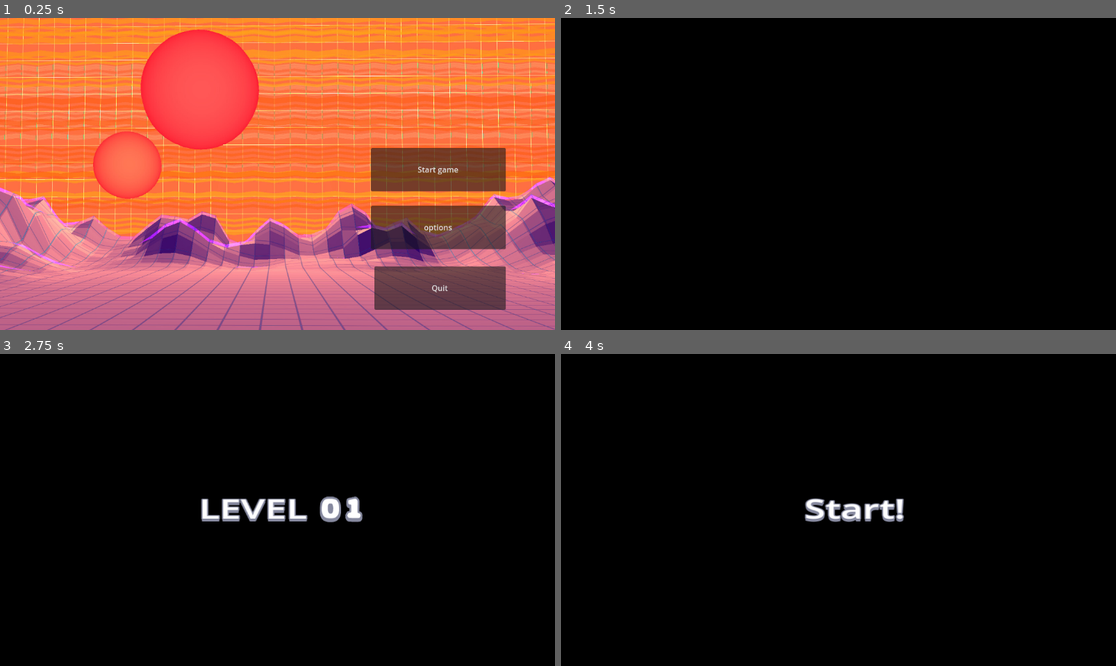
Above: before the commit, frames 1-4 (two rows, left to right).
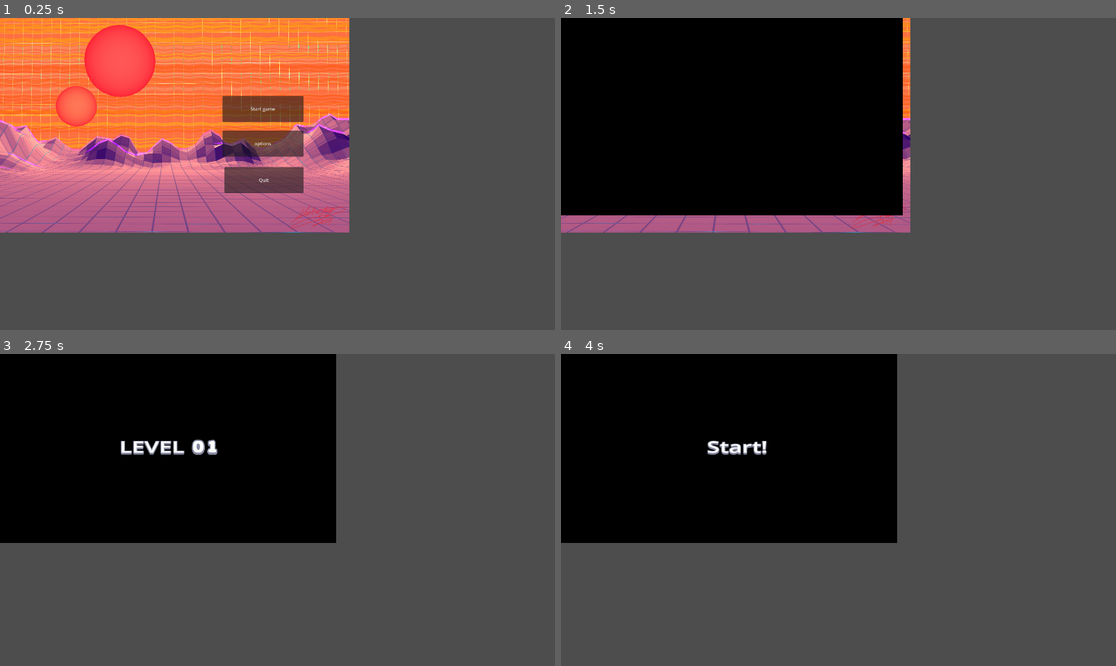
Above: after the commit, the same moments.

Repository: Asmatu-cell/godot.test.arkanoid-clon
Game: Godot game, scene res://Scenes/UI/main_menu.tscn
Same seed, same stepped clock (60 frames per second), same inputs: the game is played once before the commit and once after it.
Inputs:
- Up to frame 1 (0.25 s): no input
- Up to frame 2 (1.5 s): click "Start game" at 0.5 s; click "Start game" at 1.25 s
- Up to frame 3 (2.75 s): tap Space (disparo) at 2.1 s
- Up to frame 4 (4 s): tap Enter at 2.75 s; tap Left (lpad) at 2.85 s; tap Space (disparo) at 3.5 s; tap Right (rpad) at 3.6 s

The runs differ from the first frame. In frame 1, 90% of the frame differs, in the area x 0-100%, y 0-100%; in frame 2, 61%; in frame 3, 65%; in frame 4, 64%.

Commit message:
UI - Cambios en tabla  y pelota

Diff:
--- a/Scenes/UI/game_ui.tscn
+++ b/Scenes/UI/game_ui.tscn
@@ -1,6 +1,11 @@
-[gd_scene load_steps=4 format=3 uid="uid://do4fx8tyf7nmr"]
+[gd_scene load_steps=9 format=3 uid="uid://do4fx8tyf7nmr"]
 
+[ext_resource type="FontFile" uid="uid://bxyxjeypu0b8v" path="res://Assets/fonts/Orbitron-Bold.ttf" id="1_am6bv"]
 [ext_resource type="Script" path="res://Scenes/Niveles/LastPowerList.gd" id="1_f40i0"]
+[ext_resource type="Texture2D" uid="uid://c3wsrreajfnt8" path="res://Assets/image/game-layer.png" id="2_rvg1c"]
+[ext_resource type="Texture2D" uid="uid://dafn3jn4c2k21" path="res://Assets/image/background.png" id="2_y7dn5"]
+[ext_resource type="Texture2D" uid="uid://b2nxljl81ireg" path="res://Assets/image/level.png" id="5_cthkk"]
+[ext_resource type="Texture2D" uid="uid://46e4ygmaca4h" path="res://Assets/image/score.png" id="6_ncpxb"]
 
 [sub_resource type="Theme" id="Theme_tekbb"]
 Label/font_sizes/font_size = 30
@@ -20,10 +25,10 @@
 
 [node name="Vidas" type="Label" parent="."]
 layout_mode = 0
-offset_left = 1204.0
-offset_top = 858.0
-offset_right = 1384.0
-offset_bottom = 902.0
+offset_left = 1622.0
+offset_top = 949.0
+offset_right = 1802.0
+offset_bottom = 993.0
 theme = SubResource("Theme_tekbb")
 theme_override_font_sizes/font_size = 24
 text = "Vidas: {life}"
@@ -31,25 +36,29 @@
 vertical_alignment = 1
 
 [node name="Puntos" type="Label" parent="."]
+z_index = 50
 layout_mode = 0
-offset_left = 920.0
-offset_top = 20.0
-offset_right = 1390.0
-offset_bottom = 64.0
+offset_left = 1570.0
+offset_top = 418.0
+offset_right = 1834.0
+offset_bottom = 467.0
 theme = SubResource("Theme_tekbb")
+theme_override_fonts/font = ExtResource("1_am6bv")
 text = "{points}"
-horizontal_alignment = 2
+horizontal_alignment = 1
 vertical_alignment = 3
 
 [node name="Control" type="Control" parent="."]
+z_index = 50
 layout_mode = 3
 anchors_preset = 0
-offset_left = 1015.0
-offset_top = 120.0
-offset_right = 1225.0
-offset_bottom = 324.0
+offset_left = 1504.0
+offset_top = 679.0
+offset_right = 1714.0
+offset_bottom = 883.0
 
 [node name="LastPowerList" type="PanelContainer" parent="Control"]
+z_index = 50
 layout_mode = 1
 anchors_preset = 15
 anchor_right = 1.0
@@ -61,12 +70,33 @@
 script = ExtResource("1_f40i0")
 
 [node name="VBoxContainer" type="VBoxContainer" parent="Control/LastPowerList"]
+z_index = 50
 layout_mode = 2
 size_flags_stretch_ratio = 0.0
 
 [node name="Label" type="Label" parent="Control/LastPowerList/VBoxContainer"]
+z_index = 50
 layout_mode = 2
 text = "Last Power-Ups"
 label_settings = SubResource("LabelSettings_tglsm")
 horizontal_alignment = 1
 uppercase = true
+
+[node name="Game layer" type="Sprite2D" parent="."]
+z_index = 5
+position = Vector2(960, 540)
+texture = ExtResource("2_rvg1c")
+metadata/_edit_lock_ = true
+
+[node name="Background" type="Sprite2D" parent="."]
+texture = ExtResource("2_y7dn5")
+offset = Vector2(960, 540)
+metadata/_edit_lock_ = true
+
+[node name="Level" type="Sprite2D" parent="."]
+position = Vector2(1700, 140)
+texture = ExtResource("5_cthkk")
+
+[node name="Score" type="Sprite2D" parent="."]
+position = Vector2(1700, 400)
+texture = ExtResource("6_ncpxb")
--- a/Scenes/paredes/paredes.tscn
+++ b/Scenes/paredes/paredes.tscn
@@ -1,109 +1,56 @@
-[gd_scene load_steps=5 format=3 uid="uid://cmnxmea36b686"]
+[gd_scene load_steps=7 format=3 uid="uid://cmnxmea36b686"]
 
-[ext_resource type="Texture2D" uid="uid://dt30xacjo8ej3" path="res://Assets/kenney_rolling-ball-assets/PNG/Retina/block_large.png" id="1_8gekk"]
 [ext_resource type="Script" path="res://Scenes/paredes/paredes.gd" id="1_g66gu"]
+[ext_resource type="Texture2D" uid="uid://c3wsrreajfnt8" path="res://Assets/image/game-layer.png" id="2_wdygo"]
 
-[sub_resource type="RectangleShape2D" id="RectangleShape2D_ibuhm"]
-size = Vector2(26.5865, 51.2031)
+[sub_resource type="RectangleShape2D" id="RectangleShape2D_hne4r"]
+size = Vector2(1039.5, 40)
 
 [sub_resource type="RectangleShape2D" id="RectangleShape2D_7yyst"]
-size = Vector2(3.72668, 288.926)
+size = Vector2(1041, 41)
+
+[sub_resource type="RectangleShape2D" id="RectangleShape2D_4ye6x"]
+size = Vector2(1081, 40.6017)
+
+[sub_resource type="RectangleShape2D" id="RectangleShape2D_gu81f"]
+size = Vector2(2160, 39.9961)
 
 [node name="Paredes" type="StaticBody2D"]
-position = Vector2(64, 0)
-rotation = 1.5708
 script = ExtResource("1_g66gu")
 
 [node name="ParedFinal" type="CollisionShape2D" parent="."]
-position = Vector2(978.247, -385.971)
-rotation = 3.14159
-scale = Vector2(2.1563, 17.7758)
-shape = SubResource("RectangleShape2D_ibuhm")
+z_index = 501
+z_as_relative = false
+position = Vector2(959.75, 1060)
+shape = SubResource("RectangleShape2D_hne4r")
 
 [node name="ParedArriba" type="StaticBody2D" parent="."]
-position = Vector2(0.000104904, 30)
 
-[node name="BlockLarge" type="Sprite2D" parent="ParedArriba"]
-position = Vector2(32, -128)
-scale = Vector2(0.5, 1)
-texture = ExtResource("1_8gekk")
-
-[node name="BlockLarge2" type="Sprite2D" parent="ParedArriba"]
-position = Vector2(32, -384)
-scale = Vector2(0.5, 1)
-texture = ExtResource("1_8gekk")
-
-[node name="BlockLarge3" type="Sprite2D" parent="ParedArriba"]
-position = Vector2(32, -640)
-scale = Vector2(0.5, 1)
-texture = ExtResource("1_8gekk")
-
-[node name="CollisionShape2D" type="CollisionShape2D" parent="ParedArriba"]
-position = Vector2(53.3368, -370.504)
-rotation = 3.14159
-scale = Vector2(5.185, -2.8)
+[node name="pared_arriba" type="CollisionShape2D" parent="ParedArriba"]
+z_index = 500
+position = Vector2(960, 20)
 shape = SubResource("RectangleShape2D_7yyst")
 
 [node name="ParedIzquierda" type="StaticBody2D" parent="."]
-position = Vector2(0.0001086, 30)
+rotation = 1.5708
+
+[node name="pared_izquierda" type="CollisionShape2D" parent="ParedIzquierda"]
+z_index = 500
+position = Vector2(540, -460)
+shape = SubResource("RectangleShape2D_4ye6x")
+
+[node name="ParedDerecha" type="StaticBody2D" parent="."]
 rotation = 1.5708
 scale = Vector2(0.5, 1)
 
-[node name="BlockLarge" type="Sprite2D" parent="ParedIzquierda"]
-position = Vector2(32, -128)
-scale = Vector2(0.5, 1)
-texture = ExtResource("1_8gekk")
+[node name="pared_derecha" type="CollisionShape2D" parent="ParedDerecha"]
+z_index = 500
+position = Vector2(1080, -1460)
+shape = SubResource("RectangleShape2D_gu81f")
 
-[node name="BlockLarge2" type="Sprite2D" parent="ParedIzquierda"]
-position = Vector2(32, -384)
-scale = Vector2(0.5, 1)
-texture = ExtResource("1_8gekk")
-
-[node name="BlockLarge3" type="Sprite2D" parent="ParedIzquierda"]
-position = Vector2(32, -640)
-scale = Vector2(0.5, 1)
-texture = ExtResource("1_8gekk")
-
-[node name="BlockLarge4" type="Sprite2D" parent="ParedIzquierda"]
-position = Vector2(32, -896)
-scale = Vector2(0.5, 1)
-texture = ExtResource("1_8gekk")
-
-[node name="CollisionShape2D" type="CollisionShape2D" parent="ParedIzquierda"]
-position = Vector2(13.7558, -485.076)
-rotation = 3.14159
-scale = Vector2(0.96, 18.16)
-shape = SubResource("RectangleShape2D_ibuhm")
-
-[node name="ParedDerecha" type="StaticBody2D" parent="."]
-position = Vector2(0, -770)
-rotation = 1.5708
-scale = Vector2(0.5, 1)
-
-[node name="BlockLarge" type="Sprite2D" parent="ParedDerecha"]
-position = Vector2(33.9926, -127.997)
-scale = Vector2(0.5, 1)
-texture = ExtResource("1_8gekk")
-
-[node name="BlockLarge2" type="Sprite2D" parent="ParedDerecha"]
-position = Vector2(33.9926, -383.997)
-scale = Vector2(0.5, 1)
-texture = ExtResource("1_8gekk")
-
-[node name="BlockLarge3" type="Sprite2D" parent="ParedDerecha"]
-position = Vector2(33.9926, -639.997)
-scale = Vector2(0.5, 1)
-texture = ExtResource("1_8gekk")
-
-[node name="BlockLarge4" type="Sprite2D" parent="ParedDerecha"]
-position = Vector2(33.9926, -895.997)
-scale = Vector2(0.5, 1)
-texture = ExtResource("1_8gekk")
-
-[node name="CollisionShape2D" type="CollisionShape2D" parent="ParedDerecha"]
-position = Vector2(51.5041, -517.05)
-rotation = 3.14159
-scale = Vector2(0.96, 18.16)
-shape = SubResource("RectangleShape2D_ibuhm")
+[node name="Game-layer" type="Sprite2D" parent="."]
+z_index = -500
+position = Vector2(960, 540)
+texture = ExtResource("2_wdygo")
 
 [connection signal="out" from="." to="." method="_on_out"]
--- a/Scenes/pelota/pelota.tscn
+++ b/Scenes/pelota/pelota.tscn
@@ -1,12 +1,12 @@
 [gd_scene load_steps=6 format=3 uid="uid://b7umm0epvhq0t"]
 
-[ext_resource type="Texture2D" uid="uid://610fpns2ywkl" path="res://Assets/kenney_rolling-ball-assets/PNG/Retina/ball_blue_small.png" id="1_55xrq"]
 [ext_resource type="Script" path="res://Scenes/pelota/pelota.gd" id="1_cv72r"]
-[ext_resource type="Texture2D" uid="uid://dv4u5fwofcbpr" path="res://Assets/kenney_rolling-ball-assets/PNG/Retina/ball_red_large.png" id="2_1rwei"]
+[ext_resource type="Texture2D" uid="uid://cp2ts21l48se4" path="res://Assets/image/ball.png" id="2_it6nx"]
+[ext_resource type="Texture2D" uid="uid://cvlpwjhhkwmwi" path="res://Assets/image/ball-broker.png" id="3_ah1aa"]
 [ext_resource type="AudioStream" uid="uid://dlyplhmhprtsc" path="res://Assets/sounds/BonusCube.ogg" id="3_jh4it"]
 
 [sub_resource type="CircleShape2D" id="CircleShape2D_omwpm"]
-radius = 16.1538
+radius = 7.69231
 
 [node name="Pelota" type="CharacterBody2D"]
 scale = Vector2(0.65, 0.65)
@@ -17,12 +17,11 @@
 script = ExtResource("1_cv72r")
 
 [node name="BallBlueSmall" type="Sprite2D" parent="."]
-scale = Vector2(0.5, 0.5)
-texture = ExtResource("1_55xrq")
+z_index = 800
+texture = ExtResource("2_it6nx")
 
 [node name="BallRedBig" type="Sprite2D" parent="."]
-scale = Vector2(0.5, 0.5)
-texture = ExtResource("2_1rwei")
+texture = ExtResource("3_ah1aa")
 
 [node name="CollisionShape2D" type="CollisionShape2D" parent="."]
 shape = SubResource("CircleShape2D_omwpm")
--- a/Scenes/tabla/tabla.gd
+++ b/Scenes/tabla/tabla.gd
@@ -6,8 +6,8 @@
 
 @export var SPEED = 600.0
 const PUSH_FORCE = 1000
-const INITIAL_POSITION_X = 420
-const INITIAL_POSITION_Y = 880
+const INITIAL_POSITION_X = 960
+const INITIAL_POSITION_Y = 1020
 
 @export var base_width_scale = 1.0
 @export var base_height_scale = 1.0
--- a/project.godot
+++ b/project.godot
@@ -18,6 +18,11 @@
 [autoload]
 
 GameController="*res://game_controller.gd"
+
+[display]
+
+window/size/viewport_width=1920
+window/size/viewport_height=1080
 
 [input]
 
